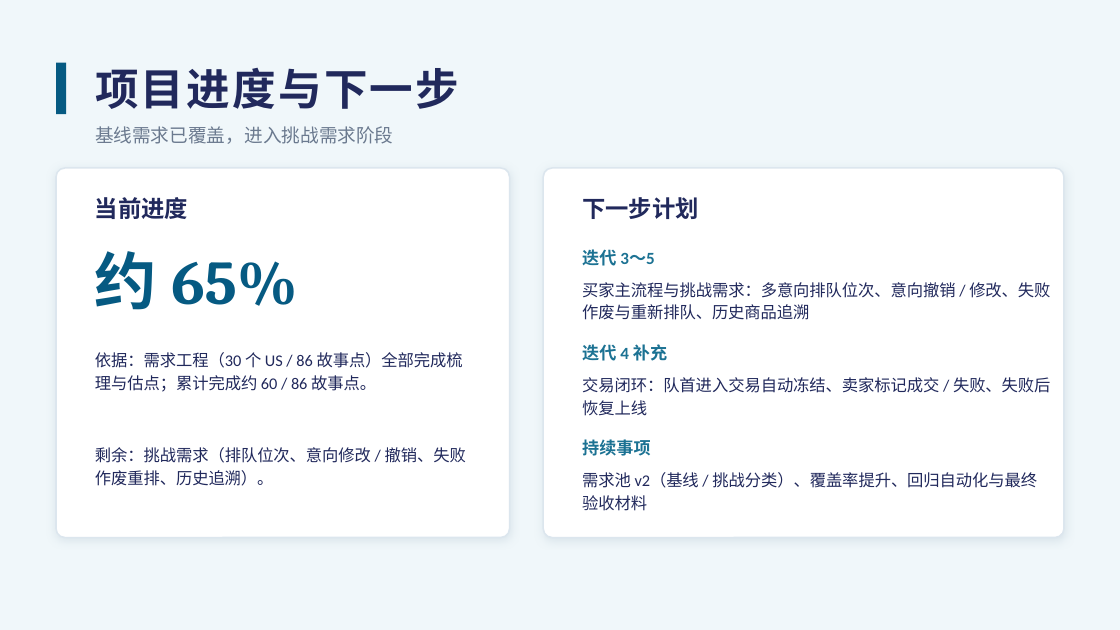
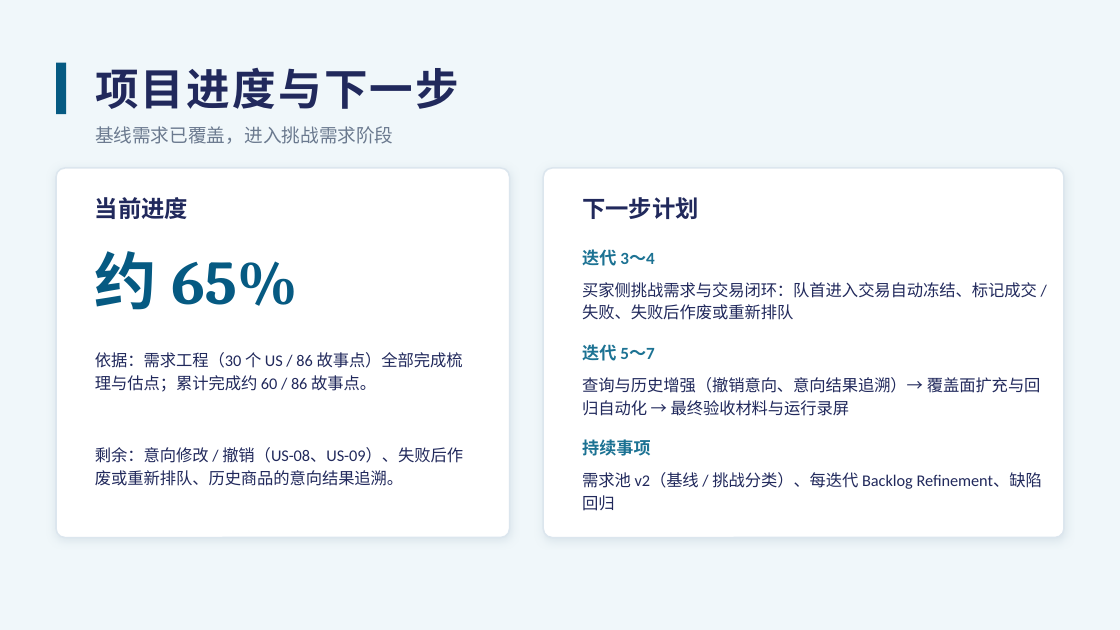
Before and after one commit to Ghhhh92/onlineshop, a slide deck: slide 11 of docs/presentation/在线购物系统-第2次阶段性评审报告.pptx. Drawn at 1120x630 pixels with LibreOffice and Linux fonts; fonts in the diff are those of the drawing. Boxes give left, top, right and bottom in pixels: in the first picture for what was removed or moved away, otherwise in the second. Text is boxed around its words. In the diff, an @@ line names an element or a change of style, - is before the commit and + after.

```diff
--- a/docs/presentation/在线购物系统-第2次阶段性评审报告.pptx
+++ b/docs/presentation/在线购物系统-第2次阶段性评审报告.pptx
@@ text at bbox=[582, 249, 654, 266]: text changed @@
-迭代 3～5
+迭代 3～4
@@ text at bbox=[582, 282, 1037, 320]: text changed @@
-买家主流程与挑战需求：多意向排队位次、意向撤销 / 修改、失败作废与重新排队、历史商品追溯
+买家侧挑战需求与交易闭环：队首进入交易自动冻结、标记成交 / 失败、失败后作废或重新排队
@@ text at bbox=[582, 344, 654, 361]: text changed @@
-迭代 4 补充
+迭代 5～7
@@ text at bbox=[582, 377, 1041, 416]: text changed @@
-交易闭环：队首进入交易自动冻结、卖家标记成交 / 失败、失败后恢复上线
+查询与历史增强（撤销意向、意向结果追溯）→ 覆盖面扩充与回归自动化 → 最终验收材料与运行录屏
@@ text at bbox=[95, 447, 463, 486]: text changed @@
-剩余：挑战需求（排队位次、意向修改 / 撤销、失败作废重排、历史追溯）。
+剩余：意向修改 / 撤销（US-08、US-09）、失败后作废或重新排队、历史商品的意向结果追溯。
@@ text at bbox=[582, 472, 1042, 511]: text changed @@
-需求池 v2（基线 / 挑战分类）、覆盖率提升、回归自动化与最终验收材料
+需求池 v2（基线 / 挑战分类）、每迭代 Backlog Refinement、缺陷回归
```
Also in this commit, not shown: 5 other slides changed, 1 other file.
